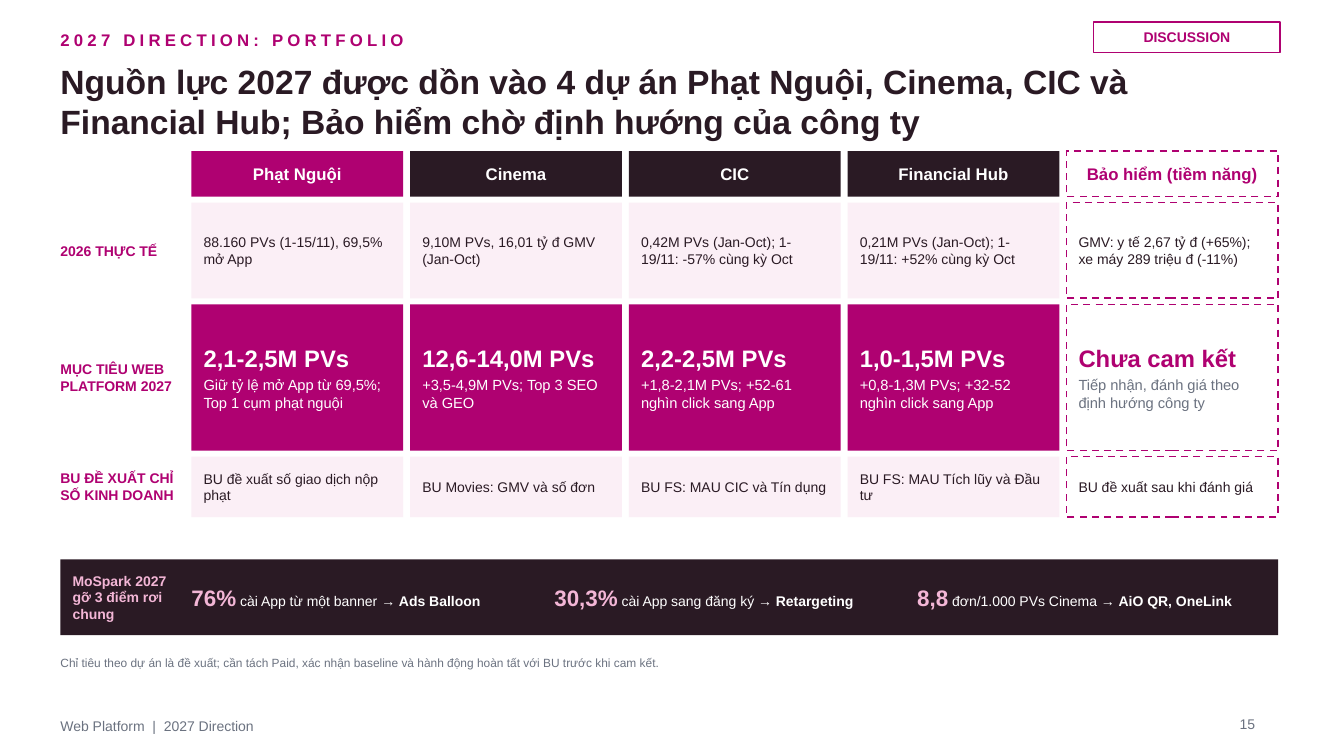
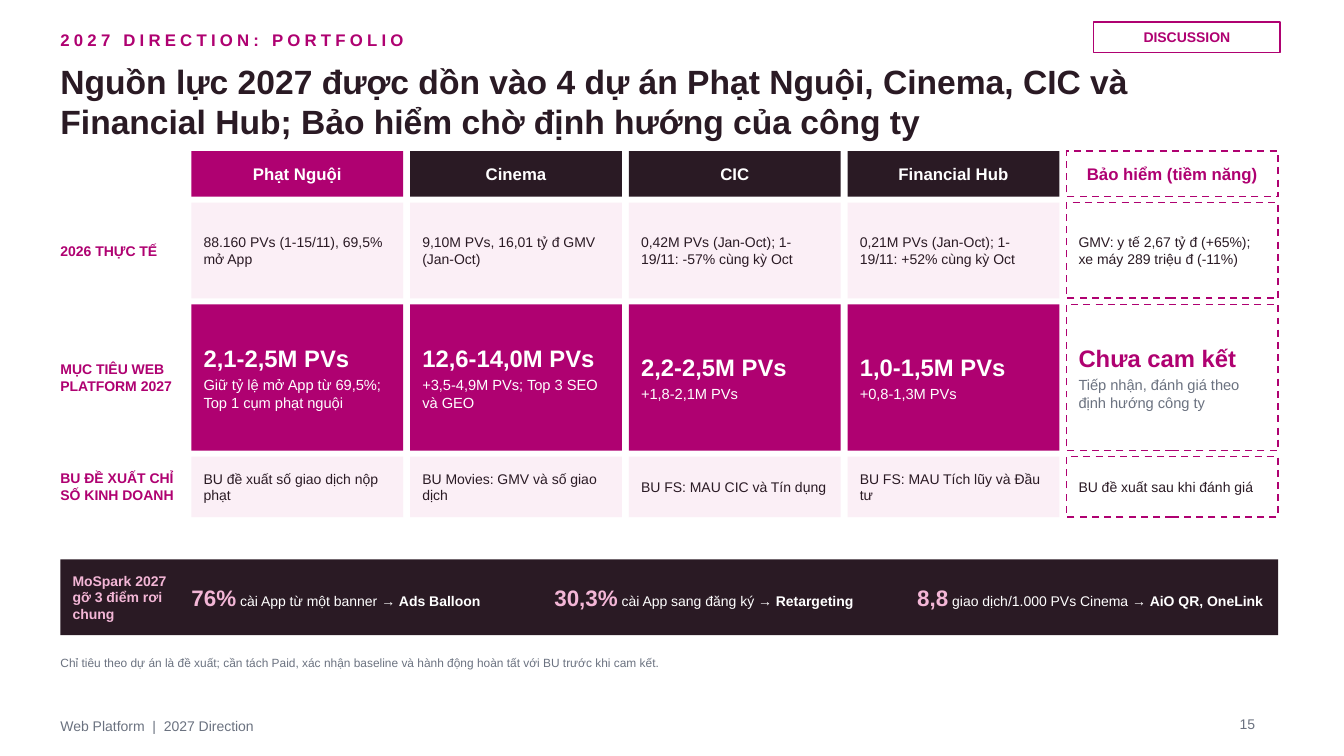
Before and after one commit to stormhoang/hienho-knowledgebase, a slide deck: slide 15 of 07_REPORTS/docs/strategy/2027 Direction - Web Platform (Framework).pptx. Drawn at 1344x756 pixels with LibreOffice and Linux fonts; fonts in the diff are those of the drawing. Boxes give left, top, right and bottom in pixels: in the first picture for what was removed or moved away, otherwise in the second. Text is boxed around its words. In the diff, an @@ line names an element or a change of style, - is before the commit and + after.

```diff
--- a/07_REPORTS/docs/strategy/2027 Direction - Web Platform (Framework).pptx
+++ b/07_REPORTS/docs/strategy/2027 Direction - Web Platform (Framework).pptx
@@ text at <box>641,388,738,401</box>: text changed @@
-+1,8-2,1M PVs; +52-61 nghìn click sang App
++1,8-2,1M PVs
@@ text at <box>860,388,957,401</box>: text changed @@
-+0,8-1,3M PVs; +32-52 nghìn click sang App
++0,8-1,3M PVs
@@ text at <box>422,473,596,502</box>: text changed @@
-BU Movies: GMV và số đơn
+BU Movies: GMV và số giao dịch
@@ text at <box>917,590,1263,610</box>: text changed @@
-8,8 đơn/1.000 PVs Cinema → AiO QR, OneLink
+8,8 giao dịch/1.000 PVs Cinema → AiO QR, OneLink
```
Also in this commit, not shown: 11 other slides changed, 2 other files.
